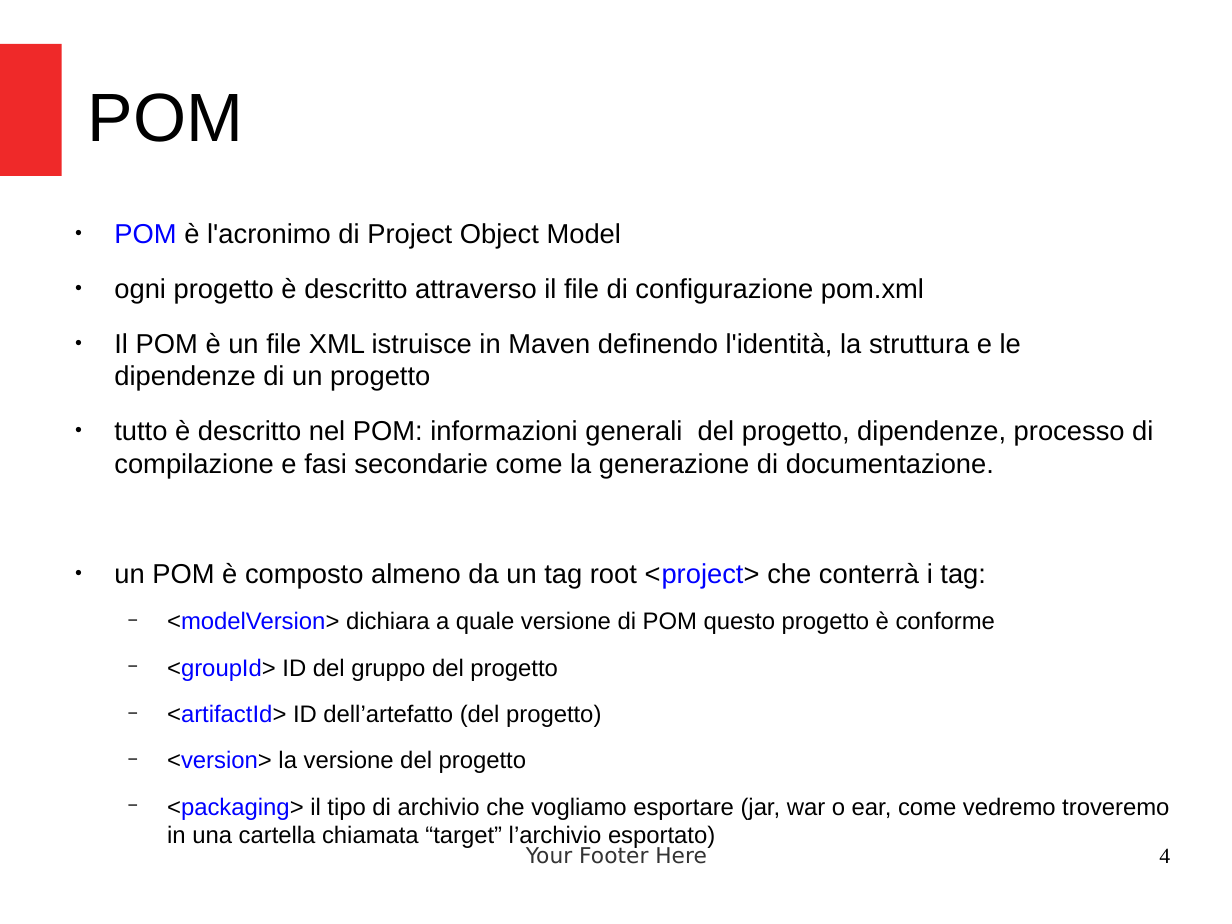
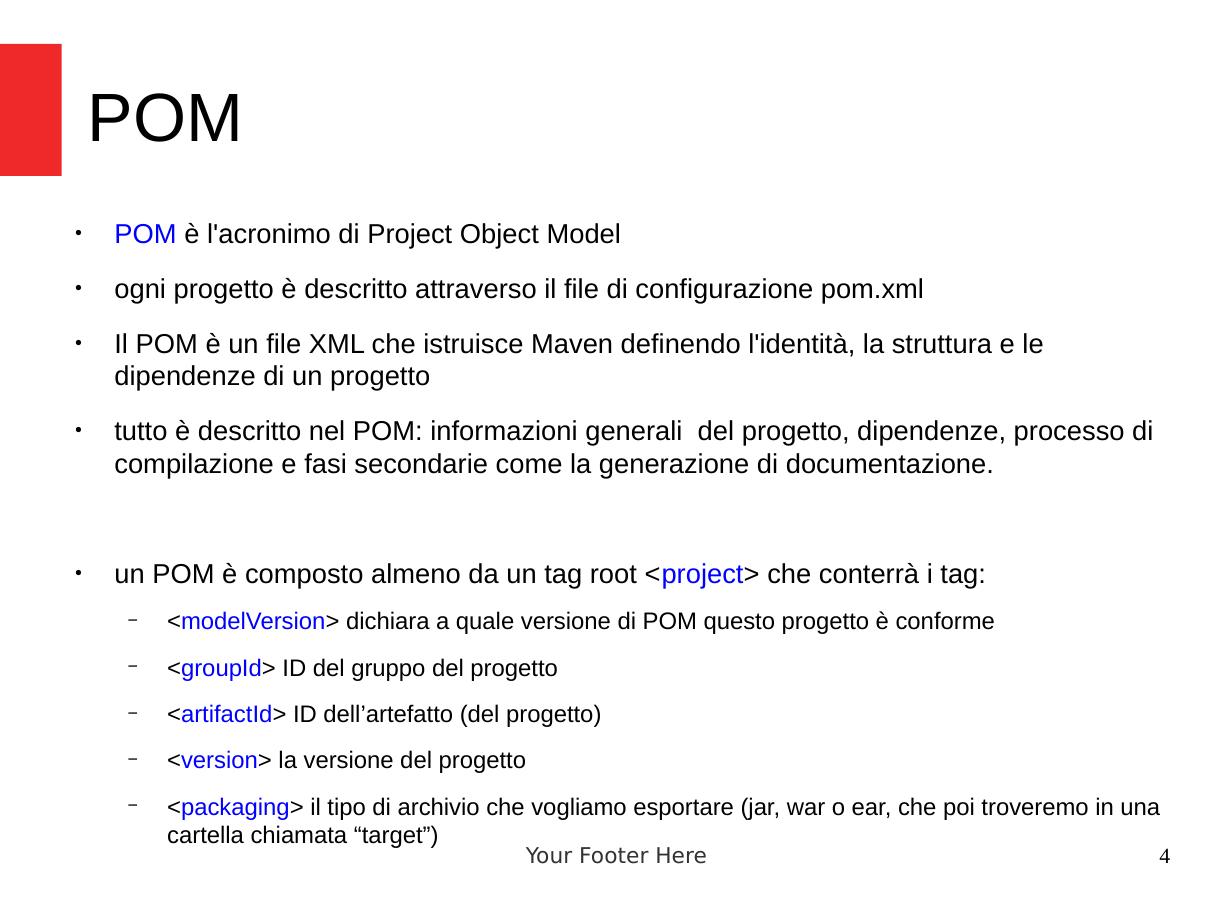
Before and after one commit to criluc/jdbc-tutorial, a slide deck: slide 4 of Introduzione a Maven.odp. Drawn at 1232x924 pixels with LibreOffice and Linux fonts; fonts in the diff are those of the drawing. Boxes give left, top, right and bottom in pixels: in the first picture for what was removed or moved away, otherwise in the second. Text is boxed around its words. In the diff, an @@ line names an element or a change of style, - is before the commit and + after.

```diff
--- a/Introduzione a Maven.odp
+++ b/Introduzione a Maven.odp
@@ text at (x1=114, y1=333, x2=1043, y2=390): text changed @@
-● Il POM è un file XML istruisce in Maven definendo l'identità, la struttura e le dipendenze di un progetto
+● Il POM è un file XML che istruisce Maven definendo l'identità, la struttura e le dipendenze di un progetto
@@ text at (x1=167, y1=797, x2=1160, y2=848): text changed @@
-  − <packaging> il tipo di archivio che vogliamo esportare (jar, war o ear, come vedremo troveremo in una cartella chiamata “target” l’archivio esportato)
+  − <packaging> il tipo di archivio che vogliamo esportare (jar, war o ear, che poi troveremo in una cartella chiamata “target”)
```
Also in this commit, not shown: 9 other slides changed, 2 other files.
